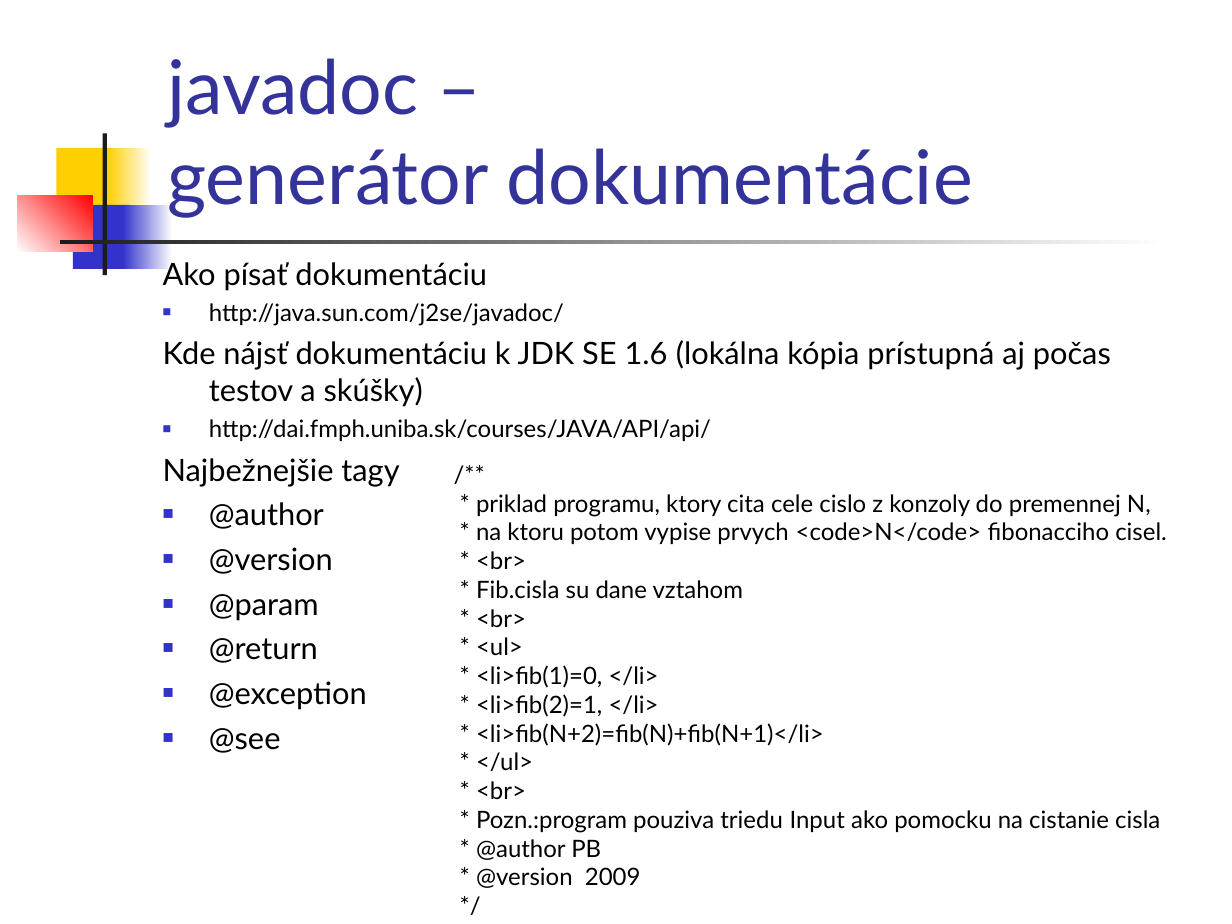
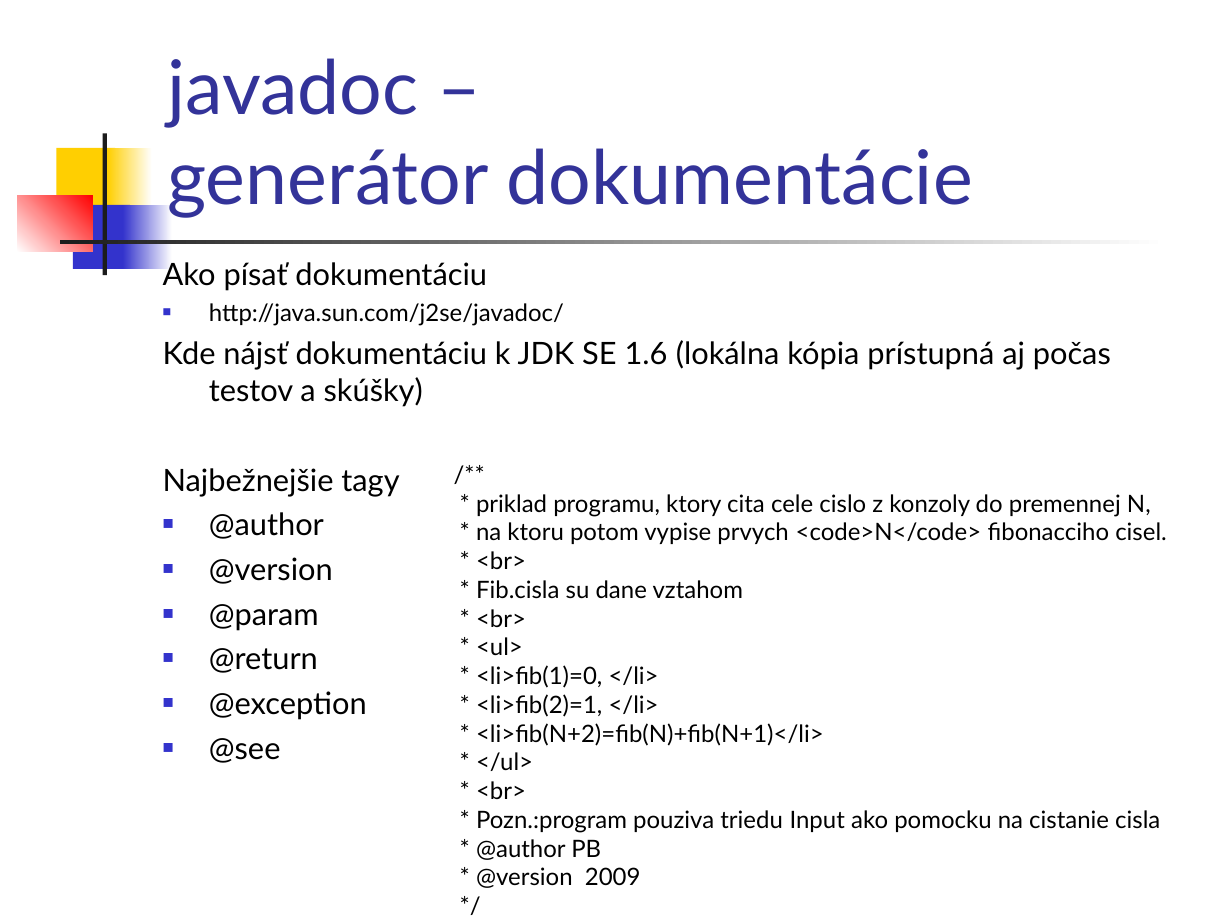
Before and after one commit to Programovanie4/Prednasky, a slide deck: slide 28 of 01/01_java.ppt (slide 27 before the commit). Drawn at 1232x924 pixels with LibreOffice and Linux fonts; fonts in the diff are those of the drawing. Boxes give left, top, right and bottom in pixels: in the first picture for what was removed or moved away, otherwise in the second. Text is boxed around its words. In the diff, an @@ line names an element or a change of style, - is before the commit and + after.

```diff
--- a/01/01_java.ppt
+++ b/01/01_java.ppt
@@ text at (209,419,711,441): paragraph removed @@
-■ http://dai.fmph.uniba.sk/courses/JAVA/API/api/
```
Also in this commit, not shown: 5 other slides changed, 1 slide added, 2 slides removed, 1 other file.
